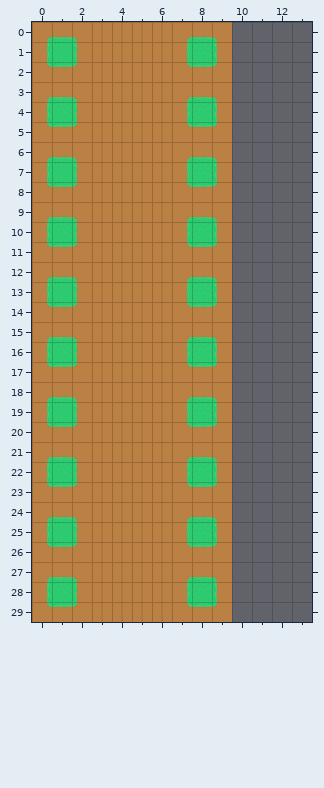
Level history. Tiled map (JSON): assets/maps/level2.json. The first picture shows the starting point.
Cells are 32x32 px. Shown: x 0..13, y 0..29. The old version is drawn lined up with the new one.
Once edited:
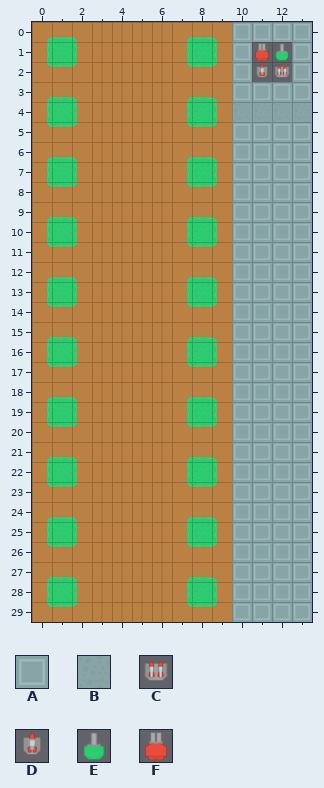
Key: from "tower_defense3": A 84, B 159, C 205, D 206, E 249, F 250.
_ is an empty cell.
Tiles of an added or newly shown layer are drawn over the layers below it.
What changed:
{"change": "map size 10x30 -> 14x30 cells"}
{"where": "layer \"Background\""}
{"y":0,"x":10,"old":"____","new":"AAAA"}
{"y":1,"x":10,"old":"_","new":"A"}
{"y":1,"x":13,"old":"_","new":"A"}
{"y":2,"x":10,"old":"_","new":"A"}
{"y":2,"x":13,"old":"_","new":"A"}
{"y":3,"x":10,"old":"____","new":"AAAA"}
{"y":4,"x":10,"old":"____","new":"BBBB"}
{"y":5,"x":10,"old":"____","new":"AAAA"}
{"y":6,"x":10,"old":"____","new":"AAAA"}
{"y":7,"x":10,"old":"____","new":"AAAA"}
{"y":8,"x":10,"old":"____","new":"AAAA"}
{"y":9,"x":10,"old":"____","new":"AAAA"}
{"y":10,"x":10,"old":"____","new":"AAAA"}
{"y":11,"x":10,"old":"____","new":"AAAA"}
{"y":12,"x":10,"old":"____","new":"AAAA"}
{"y":13,"x":10,"old":"____","new":"AAAA"}
{"y":14,"x":10,"old":"____","new":"AAAA"}
{"y":15,"x":10,"old":"____","new":"AAAA"}
{"y":16,"x":10,"old":"____","new":"AAAA"}
{"y":17,"x":10,"old":"____","new":"AAAA"}
{"y":18,"x":10,"old":"____","new":"AAAA"}
{"y":19,"x":10,"old":"____","new":"AAAA"}
{"y":20,"x":10,"old":"____","new":"AAAA"}
{"y":21,"x":10,"old":"____","new":"AAAA"}
{"y":22,"x":10,"old":"____","new":"AAAA"}
{"y":23,"x":10,"old":"____","new":"AAAA"}
{"y":24,"x":10,"old":"____","new":"AAAA"}
{"y":25,"x":10,"old":"____","new":"AAAA"}
{"y":26,"x":10,"old":"____","new":"AAAA"}
{"y":27,"x":10,"old":"____","new":"AAAA"}
{"y":28,"x":10,"old":"____","new":"AAAA"}
{"y":29,"x":10,"old":"____","new":"AAAA"}
{"where": "layer \"TowerSelection\" (added)"}
{"y":1,"x":11,"old":"__","new":"FE"}
{"y":2,"x":11,"old":"__","new":"DC"}
